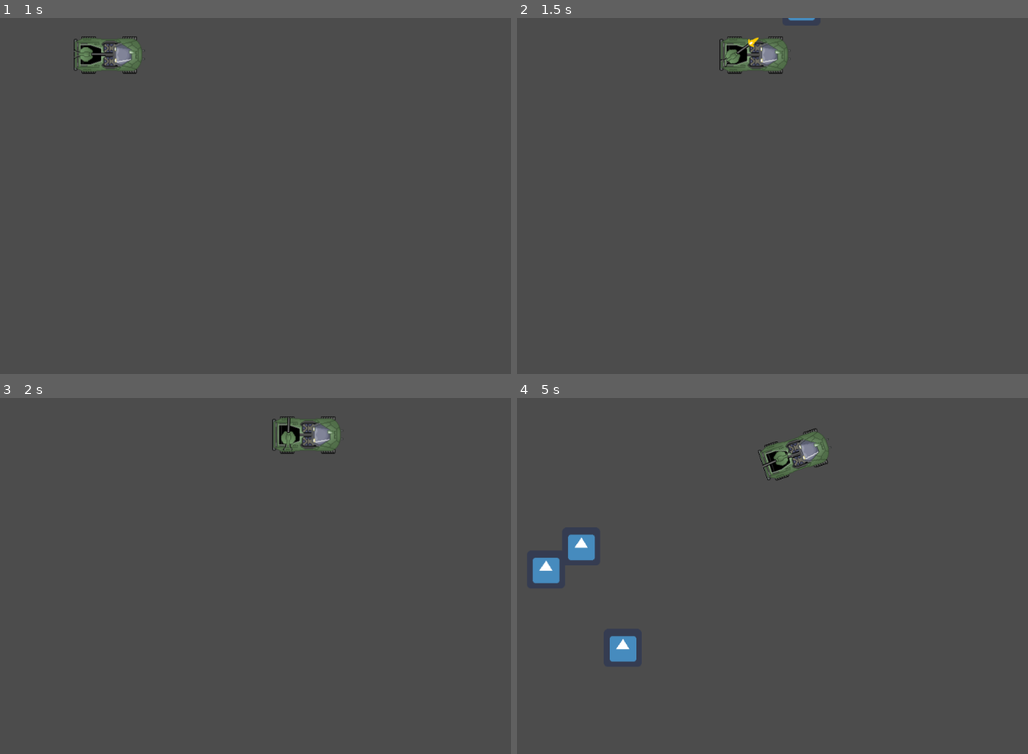
Above: before the commit, frames 1-4 (two rows, left to right).
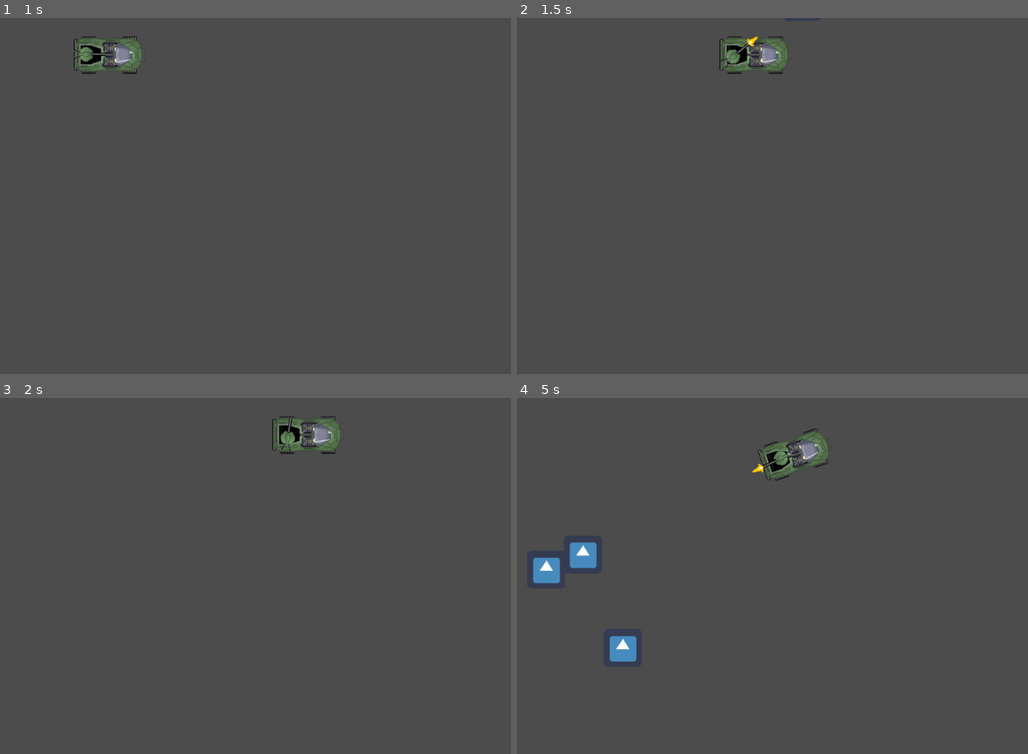
Above: after the commit, the same moments.

Repository: schneediener/Warthog
Game: Godot game, scene res://Node2D.tscn
Same seed, same stepped clock (60 frames per second), same inputs: the game is played once before the commit and once after it. The engine's default icon, where the game draws it, is replaced by a stand-in: a white triangle on a blue panel in a dark square.
Inputs (mouse positions are in pixels of both pictures, inside the frame that each line leads up to):
- Up to frame 1 (1 s): tap Enter (ui_accept) at 0.5, 0.77 s; move the mouse to (275, 267) at 0.52 s; hold W (accelerate) from 0.53 s (still down); click (275, 267) at 0.67 s
- Up to frame 2 (1.5 s): release W (accelerate) at 1.25 s; drag from (1002, 249) to (680, 53) at 1.27 s
- Up to frame 3 (2 s): no input
- Up to frame 4 (5 s): move the mouse to (639, 522) at 2.02 s; hold A (steer_left) 2.03-2.75 s; drag from (849, 576) to (527, 736) at 2.77 s; move the mouse to (731, 487) at 3.52 s; hold S (brake) 3.53-4.25 s; tap Enter (ui_accept) at 3.77 s; drag from (956, 558) to (562, 565) at 4.27 s

Frame 1 is identical in both runs. In frame 2, 0.1% of the frame differs, in the area x 39-59%, y 0-14%; in frame 3, less than 0.1%; in frame 4, 0.5%, in the area x 2-55%, y 14-52%.

Commit message:
better collisions with enemies

Diff:
--- a/Node2D.tscn
+++ b/Node2D.tscn
@@ -6,9 +6,6 @@
 [ext_resource path="res://turret.gd" type="Script" id=4]
 [ext_resource path="res://shotLarge.png" type="Texture" id=5]
 [ext_resource path="res://game.gd" type="Script" id=7]
-
-[sub_resource type="RectangleShape2D" id=1]
-extents = Vector2( 52.5, 26 )
 
 [sub_resource type="CircleShape2D" id=2]
 radius = 485.264
@@ -24,10 +21,6 @@
 [node name="Sprite" type="Sprite" parent="KinematicBody2D"]
 rotation = 4.71239
 texture = ExtResource( 1 )
-
-[node name="CollisionShape2D" type="CollisionShape2D" parent="KinematicBody2D"]
-position = Vector2( -2.5, 0 )
-shape = SubResource( 1 )
 
 [node name="turret" type="Node2D" parent="KinematicBody2D"]
 position = Vector2( -33, -1 )
@@ -56,6 +49,9 @@
 
 [node name="CollisionShape2D" type="CollisionShape2D" parent="KinematicBody2D/turret/range"]
 shape = SubResource( 2 )
+
+[node name="CollisionPolygon2D" type="CollisionPolygon2D" parent="KinematicBody2D"]
+polygon = PoolVector2Array( 23, -25, 41, -23, 48, -11, 53, 0, 48, 10, 41, 22, 23, 24, -11, 24, -24, 25, -46, 25, -52, 19, -58, 1, -50, -22, -44, -25, -24, -25, -7, -23, 14, -23 )
 
 [node name="trash" type="Node2D" parent="."]
 visible = false
--- a/enemy.tscn
+++ b/enemy.tscn
@@ -3,8 +3,8 @@
 [ext_resource path="res://enemy.gd" type="Script" id=1]
 [ext_resource path="res://icon.png" type="Texture" id=2]
 
-[sub_resource type="RectangleShape2D" id=1]
-extents = Vector2( 29, 29 )
+[sub_resource type="CircleShape2D" id=3]
+radius = 31.1448
 
 [sub_resource type="RectangleShape2D" id=2]
 extents = Vector2( 34, 34 )
@@ -14,7 +14,7 @@
 script = ExtResource( 1 )
 
 [node name="CollisionShape2D" type="CollisionShape2D" parent="."]
-shape = SubResource( 1 )
+shape = SubResource( 3 )
 
 [node name="Sprite" type="Sprite" parent="."]
 texture = ExtResource( 2 )
Not shown: 1 places in Node2D.tscn that only renumber resources
